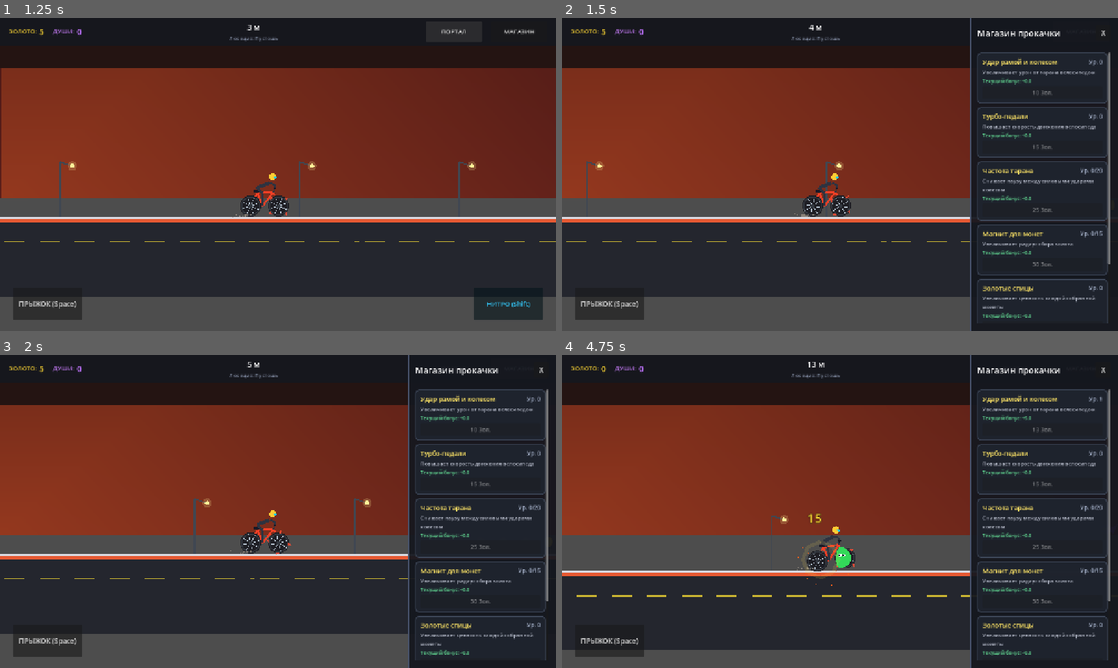
Above: before the commit, frames 1-4 (two rows, left to right).
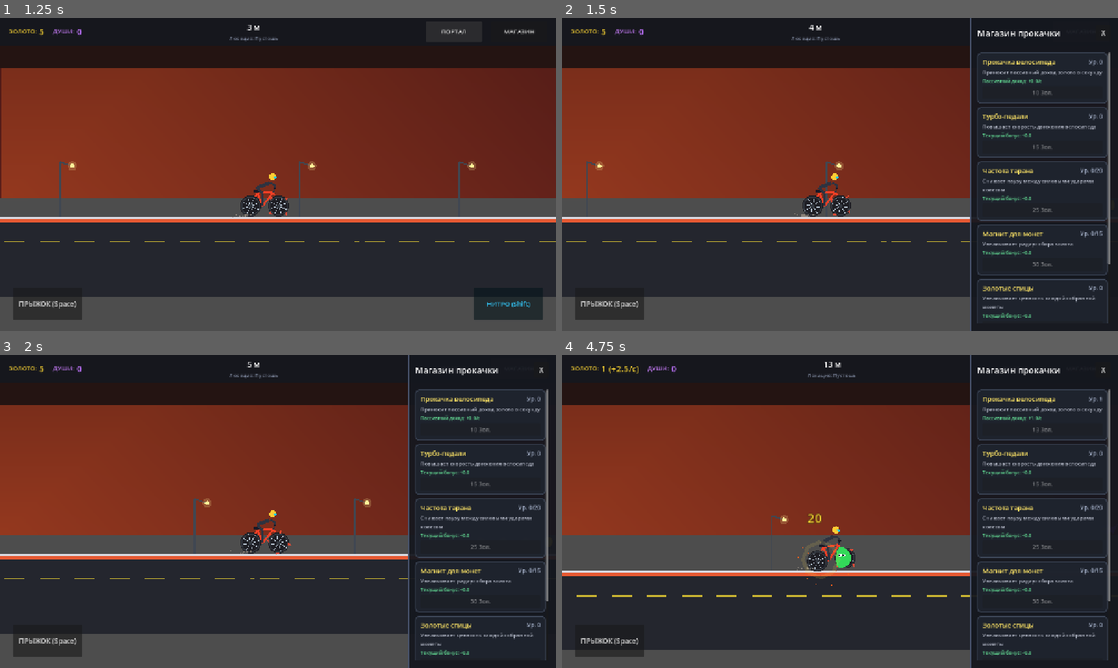
Above: after the commit, the same moments.

Repository: Derevo3/BikeSlayer
Game: Godot game, scene res://scenes/main.tscn
Same seed, same stepped clock (60 frames per second), same inputs: the game is played once before the commit and once after it.
Inputs:
- Up to frame 1 (1.25 s): click "ПОРТАЛ" at 0.5 s
- Up to frame 2 (1.5 s): click "МАГАЗИН" at 1.25 s
- Up to frame 3 (2 s): no input
- Up to frame 4 (4.75 s): click "ПРЫЖОК (Space)" at 2 s; click "НИТРО (Shift)" at 2.75 s; click "ПОРТАЛ" at 3.5 s; click "10 Зол." at 4.25 s

Frame 1 is identical in both runs. In frame 2, 0.3% of the frame differs, in the area x 75-98%, y 12-22%; in frame 3, 0.3%; in frame 4, 0.7%, in the area x 7-98%, y 2-54%.

Commit message:
Прокачка изменена с урона, на пасивный доход монет; Добавлен мини-босс

Diff:
--- /dev/null
+++ b/scenes/enemies/mini_boss_enemy.tscn
@@ -0,0 +1,74 @@
+[gd_scene load_steps=6 format=3 uid="uid://d1g0l1a7hb055"]
+
+[ext_resource type="Script" path="res://scripts/enemies/mini_boss_enemy.gd" id="1_boss"]
+
+[sub_resource type="RectangleShape2D" id="RectangleShape2D_body"]
+size = Vector2(56, 70)
+
+[sub_resource type="RectangleShape2D" id="RectangleShape2D_hurtbox"]
+size = Vector2(74, 80)
+
+[sub_resource type="LabelSettings" id="LabelSettings_boss"]
+font_size = 12
+font_color = Color(1, 0.85, 0.2, 1)
+outline_size = 3
+outline_color = Color(0.1, 0.1, 0.1, 0.95)
+
+[sub_resource type="LabelSettings" id="LabelSettings_hp"]
+font_size = 10
+font_color = Color(1, 1, 1, 0.9)
+outline_size = 2
+outline_color = Color(0.1, 0.1, 0.1, 0.95)
+
+[node name="MiniBossEnemy" type="CharacterBody2D" groups=["boss"]]
+collision_layer = 0
+collision_mask = 1
+script = ExtResource("1_boss")
+
+[node name="CollisionShape2D" type="CollisionShape2D" parent="."]
+position = Vector2(0, -35)
+shape = SubResource("RectangleShape2D_body")
+
+[node name="Visuals" type="Node2D" parent="."]
+position = Vector2(0, 0)
+
+[node name="Hurtbox" type="Area2D" parent="." groups=["enemy_hitbox"]]
+position = Vector2(0, -35)
+collision_layer = 4
+collision_mask = 0
+monitoring = false
+
+[node name="CollisionShape2D" type="CollisionShape2D" parent="Hurtbox"]
+shape = SubResource("RectangleShape2D_hurtbox")
+
+[node name="HealthBarUI" type="Node2D" parent="."]
+position = Vector2(0, -88)
+
+[node name="NameLabel" type="Label" parent="HealthBarUI"]
+anchors_preset = 7
+anchor_left = 0.5
+anchor_top = 1.0
+anchor_right = 0.5
+anchor_bottom = 1.0
+offset_left = -70.0
+offset_top = -20.0
+offset_right = 70.0
+offset_bottom = -2.0
+grow_horizontal = 2
+grow_vertical = 0
+text = "БОСС: ГОЛИАФ"
+label_settings = SubResource("LabelSettings_boss")
+horizontal_alignment = 1
+
+[node name="HPLabel" type="Label" parent="HealthBarUI"]
+anchors_preset = 5
+anchor_left = 0.5
+anchor_right = 0.5
+offset_left = -50.0
+offset_top = 11.0
+offset_right = 50.0
+offset_bottom = 26.0
+grow_horizontal = 2
+text = "140 / 140"
+label_settings = SubResource("LabelSettings_hp")
+horizontal_alignment = 1
--- a/scripts/core/event_bus.gd
+++ b/scripts/core/event_bus.gd
@@ -11,3 +11,4 @@
 signal boost_ended()
 signal dimension_changed(dimension_id: String)
 signal distance_updated(meters: float)
+signal boss_spawned(boss_name: String)
--- a/scripts/core/game_manager.gd
+++ b/scripts/core/game_manager.gd
@@ -25,6 +25,9 @@
 var boost_duration: float = 4.0
 var boost_cooldown: float = 12.0
 var boost_cooldown_remaining: float = 0.0
+
+# Буфер пассивного дохода монет
+var passive_coins_buffer: float = 0.0
 
 # Текущий биом/измерение
 var current_dimension: String = "suburb"
@@ -55,13 +58,31 @@
 		"cyber": return 5.0
 		_: return 1.0
 
+func get_passive_income_rate() -> float:
+	var base_rate = UpgradeManager.get_value("bike_upgrade", 0.0)
+	return base_rate * get_dimension_reward_mult()
+
 func _ready() -> void:
 	EventBus.coin_collected.connect(_on_coin_collected)
 	EventBus.enemy_killed.connect(_on_enemy_killed)
+	UpgradeManager.upgrades_updated.connect(_on_upgrades_updated)
+
+func _on_upgrades_updated() -> void:
+	stats_changed.emit()
 
 func _process(delta: float) -> void:
 	if boost_cooldown_remaining > 0.0:
 		boost_cooldown_remaining = max(0.0, boost_cooldown_remaining - delta)
+	_process_passive_income(delta)
+
+func _process_passive_income(delta: float) -> void:
+	var rate = get_passive_income_rate()
+	if rate > 0.0:
+		passive_coins_buffer += rate * delta
+		if passive_coins_buffer >= 1.0:
+			var coins_to_add: int = int(passive_coins_buffer)
+			passive_coins_buffer -= coins_to_add
+			coins += coins_to_add
 
 func _on_coin_collected(amount: int) -> void:
 	var multiplier: float = UpgradeManager.get_value("coin_greed", 1.0)
--- a/scripts/core/upgrade_manager.gd
+++ b/scripts/core/upgrade_manager.gd
@@ -42,10 +42,10 @@
 
 func _init_upgrades() -> void:
 	_register(Upgrade.new(
-		"ram_damage",
-		"Удар рамой и колесом",
-		"Увеличивает урон от тарана велосипедом",
-		10, 1.25, 10.0, 5.0, "coins"
+		"bike_upgrade",
+		"Прокачка велосипеда",
+		"Приносит пассивный доход золота в секунду",
+		10, 1.25, 0.0, 1.0, "coins"
 	))
 
 	_register(Upgrade.new(
--- a/scripts/enemies/enemy_spawner.gd
+++ b/scripts/enemies/enemy_spawner.gd
@@ -7,12 +7,16 @@
 @export var spawn_distance_ahead: float = 950.0
 @export var min_interval: float = 1.6
 @export var max_interval: float = 3.2
+@export var enemies_between_bosses: int = 7
 
 var slime_scene = preload("res://scenes/enemies/slime_enemy.tscn")
 var bat_scene = preload("res://scenes/enemies/bat_enemy.tscn")
+var mini_boss_scene = preload("res://scenes/enemies/mini_boss_enemy.tscn")
 
 var timer: float = 0.0
 var next_spawn_time: float = 2.0
+var regular_enemies_spawned: int = 0
+var active_boss: Node = null
 
 func _ready() -> void:
 	_schedule_next_spawn()
@@ -35,6 +39,13 @@
 	var hp_mult = GameManager.get_dimension_enemy_mult()
 	var rew_mult = GameManager.get_dimension_reward_mult()
 
+	# Проверяем спавн мини-босса (каждые enemies_between_bosses врагов)
+	if not is_instance_valid(active_boss) and regular_enemies_spawned >= enemies_between_bosses:
+		_spawn_mini_boss(spawn_x, hp_mult, rew_mult)
+		regular_enemies_spawned = 0
+		return
+
+	regular_enemies_spawned += 1
 	# 65% наземные слизни, 35% летающие мыши
 	if randf() < 0.65:
 		var slime = slime_scene.instantiate()
@@ -53,3 +64,14 @@
 		bat.coins_reward = int(round(bat.coins_reward * rew_mult))
 		bat.souls_reward = int(round(bat.souls_reward * rew_mult))
 		add_child(bat)
+
+func _spawn_mini_boss(spawn_x: float, hp_mult: float, rew_mult: float) -> void:
+	var boss = mini_boss_scene.instantiate()
+	boss.position = Vector2(spawn_x, 0.0)
+	boss.max_health *= hp_mult
+	boss.current_health = boss.max_health
+	boss.coins_reward = int(round(boss.coins_reward * rew_mult))
+	boss.souls_reward = int(round(boss.souls_reward * rew_mult))
+	active_boss = boss
+	add_child(boss)
+	EventBus.boss_spawned.emit("Голиаф")
--- /dev/null
+++ b/scripts/enemies/mini_boss_enemy.gd
@@ -0,0 +1,197 @@
+extends BaseEnemy
+class_name MiniBossEnemy
+
+## Мини-босс для BikeSlayer: огромный бронированный монстр с запасом здоровья и наградой кратно выше обычных монстров
+
+@export var boss_color: Color = Color(0.8, 0.18, 0.22)
+@export var armor_color: Color = Color(0.24, 0.26, 0.32)
+
+var anim_phase: float = 0.0
+var is_engaged: bool = false
+
+@onready var hp_bar: Node2D = $HealthBarUI
+@onready var name_label: Label = $HealthBarUI/NameLabel
+@onready var hp_label: Label = $HealthBarUI/HPLabel
+
+func _init() -> void:
+	max_health = 140.0
+	coins_reward = 50
+	souls_reward = 15
+	enemy_name = "Голиаф"
+	base_speed = 30.0
+	flying = false
+
+func _ready() -> void:
+	super._ready()
+	add_to_group("boss")
+	if visuals:
+		visuals.draw.connect(_draw_boss)
+	if hp_bar:
+		hp_bar.draw.connect(_draw_hp_bar)
+	_update_hp_display()
+
+func set_engaged(p_engaged: bool) -> void:
+	is_engaged = p_engaged
+	if is_engaged:
+		velocity.x = 0.0
+
+func _physics_process(delta: float) -> void:
+	if is_dead:
+		return
+
+	if is_engaged:
+		velocity.x = 0.0
+		if not is_on_floor():
+			velocity.y += gravity * delta
+		move_and_slide()
+	else:
+		super._physics_process(delta)
+
+	# Тяжелая покачивающаяся походка / стойка противостояния
+	anim_phase += delta * (6.0 if is_engaged else 4.5)
+	var stomp = sin(anim_phase)
+	if visuals:
+		visuals.position.y = -abs(stomp) * (6.0 if is_engaged else 4.0)
+		visuals.rotation = stomp * 0.04
+		visuals.queue_redraw()
+
+func take_damage(amount: float, hit_pos: Vector2) -> void:
+	if is_dead:
+		return
+
+	current_health -= amount
+	_spawn_damage_number(amount, hit_pos)
+	_play_hit_flash()
+
+	# При ударе босс вздрагивает на месте от сокрушительного напора колеса
+	velocity.x = 0.0
+	if visuals:
+		var recoil_tw = create_tween()
+		visuals.position.x = 6.0
+		recoil_tw.tween_property(visuals, "position:x", 0.0, 0.1)
+
+	_update_hp_display()
+	_apply_camera_shake(3.5)
+
+	if current_health <= 0.0:
+		die()
+
+func _update_hp_display() -> void:
+	if hp_label:
+		hp_label.text = "%d / %d" % [max(0, int(round(current_health))), int(round(max_health))]
+	if hp_bar:
+		hp_bar.queue_redraw()
+
+func _draw_hp_bar() -> void:
+	var w = 84.0
+	var h = 9.0
+	var x = -w / 2.0
+	var y = 0.0
+
+	# Подложка и рамка
+	hp_bar.draw_rect(Rect2(x - 2, y - 2, w + 4, h + 4), Color(0.08, 0.09, 0.12, 0.9), true)
+	hp_bar.draw_rect(Rect2(x - 2, y - 2, w + 4, h + 4), Color(0.4, 0.45, 0.55, 0.9), false, 1.5)
+
+	# Заполнение здоровья
+	var pct = clamp(current_health / max(1.0, max_health), 0.0, 1.0)
+	var fill_w = w * pct
+	if fill_w > 0.0:
+		hp_bar.draw_rect(Rect2(x, y, fill_w, h), Color(0.95, 0.22, 0.25, 1.0), true)
+		# Световой блик
+		hp_bar.draw_rect(Rect2(x, y, fill_w, 2.5), Color(1.0, 0.65, 0.65, 0.8), true)
+
+func _draw_boss() -> void:
+	# 1. Тень под ногами
+	visuals.draw_circle(Vector2(0, 0), 32.0, Color(0, 0, 0, 0.35))
+
+	# 2. Массивные ноги / лапы
+	var foot_l = PackedVector2Array([Vector2(-26, 0), Vector2(-10, 0), Vector2(-12, -18), Vector2(-24, -18)])
+	var foot_r = PackedVector2Array([Vector2(10, 0), Vector2(26, 0), Vector2(24, -18), Vector2(12, -18)])
+	visuals.draw_colored_polygon(foot_l, armor_color)
+	visuals.draw_colored_polygon(foot_r, armor_color)
+
+	# 3. Мощный торс
+	var body_pts = PackedVector2Array([
+		Vector2(-28, -62),
+		Vector2(28, -62),
+		Vector2(32, -40),
+		Vector2(26, -16),
+		Vector2(-26, -16),
+		Vector2(-32, -40)
+	])
+	visuals.draw_colored_polygon(body_pts, boss_color)
+
+	# 4. Наплечники
+	var left_p = PackedVector2Array([Vector2(-26, -60), Vector2(-42, -52), Vector2(-36, -34), Vector2(-24, -42)])
+	var right_p = PackedVector2Array([Vector2(26, -60), Vector2(42, -52), Vector2(36, -34), Vector2(24, -42)])
+	visuals.draw_colored_polygon(left_p, armor_color)
+	visuals.draw_colored_polygon(right_p, armor_color)
+
+	# 5. Шипы на плечах
+	visuals.draw_colored_polygon(PackedVector2Array([Vector2(-38, -52), Vector2(-50, -68), Vector2(-28, -58)]), Color(0.15, 0.15, 0.18))
+	visuals.draw_colored_polygon(PackedVector2Array([Vector2(38, -52), Vector2(50, -68), Vector2(28, -58)]), Color(0.15, 0.15, 0.18))
+
+	# 6. Рога на голове
+	var horn_l = PackedVector2Array([Vector2(-22, -62), Vector2(-36, -82), Vector2(-14, -66)])
+	var horn_r = PackedVector2Array([Vector2(22, -62), Vector2(36, -82), Vector2(14, -66)])
+	var horn_center = PackedVector2Array([Vector2(-8, -62), Vector2(0, -84), Vector2(8, -62)])
+	visuals.draw_colored_polygon(horn_l, Color(0.12, 0.12, 0.15))
+	visuals.draw_colored_polygon(horn_r, Color(0.12, 0.12, 0.15))
+	visuals.draw_colored_polygon(horn_center, Color(0.16, 0.16, 0.2))
+
+	# 7. Лицевая маска / броня
+	var face_p = PackedVector2Array([Vector2(-18, -62), Vector2(18, -62), Vector2(14, -38), Vector2(-14, -38)])
+	visuals.draw_colored_polygon(face_p, armor_color)
+
+	# 8. Глаза с яростным прищуром
+	visuals.draw_line(Vector2(-14, -49), Vector2(-4, -47), Color(1.0, 0.9, 0.2), 3.0)
+	visuals.draw_line(Vector2(4, -47), Vector2(14, -49), Color(1.0, 0.9, 0.2), 3.0)
+	visuals.draw_circle(Vector2(-9, -48), 1.8, Color(1, 1, 1))
+	visuals.draw_circle(Vector2(9, -48), 1.8, Color(1, 1, 1))
+
+	# 9. Пульсирующий реактор в груди
+	var pulse = 0.85 + sin(anim_phase * 6.0) * 0.15
+	visuals.draw_circle(Vector2(0, -30), 7.0 * pulse, Color(1.0, 0.35, 0.1))
+	visuals.draw_circle(Vector2(0, -30), 4.0 * pulse, Color(1.0, 0.95, 0.4))
+
+	# 10. Таранные клыки/шипы спереди (обращены навстречу велосипеду)
+	visuals.draw_colored_polygon(PackedVector2Array([Vector2(-32, -36), Vector2(-48, -30), Vector2(-30, -24)]), Color(0.9, 0.85, 0.8))
+	visuals.draw_colored_polygon(PackedVector2Array([Vector2(-32, -26), Vector2(-44, -20), Vector2(-28, -16)]), Color(0.9, 0.85, 0.8))
+
+func _apply_camera_shake(intensity: float) -> void:
+	var player = get_tree().get_first_node_in_group("player")
+	if player and player.has_node("Camera2D"):
+		var cam = player.get_node("Camera2D") as Camera2D
+		if cam:
+			cam.offset = Vector2(randf_range(-intensity, intensity), randf_range(-intensity, intensity))
+			var tw = create_tween()
+			tw.tween_property(cam, "offset", Vector2.ZERO, 0.14)
+
+func die() -> void:
+	is_dead = true
+	is_engaged = false
+	if hurtbox:
+		hurtbox.set_deferred("monitoring", false)
+		hurtbox.set_deferred("monitorable", false)
+	set_collision_layer_value(1, false)
+	set_collision_layer_value(2, false)
+
+	if hp_bar:
+		hp_bar.visible = false
+
+	_apply_camera_shake(7.5)
+
+	# Фонтан из золотых монет при сокрушении босса
+	var coin_scene = preload("res://scenes/world/coin.tscn")
+	for i in range(10):
+		var coin = coin_scene.instantiate()
+		coin.global_position = global_position + Vector2(randf_range(-30, 30), randf_range(-65, -15))
+		get_parent().add_child(coin)
+
+	EventBus.enemy_killed.emit(enemy_name, coins_reward, souls_reward, global_position)
+
+	# Сокрушительная анимация гибели босса
+	var tween = create_tween()
+	tween.tween_property(visuals, "scale", Vector2(1.7, 0.25), 0.25).set_trans(Tween.TRANS_ELASTIC).set_ease(Tween.EASE_OUT)
+	tween.parallel().tween_property(visuals, "modulate", Color(3.0, 1.8, 0.8, 0.0), 0.25)
+	tween.tween_callback(queue_free)
--- a/scripts/player/player_bike.gd
+++ b/scripts/player/player_bike.gd
@@ -7,6 +7,7 @@
 @export var base_gravity: float = 1200.0
 @export var jump_force: float = -520.0
 @export var boost_speed_mult: float = 1.7
+@export var ram_damage: float = 20.0
 
 @onready var attack_area: Area2D = $AttackArea
 @onready var coin_collector: Area2D = $CoinCollector
@@ -24,6 +25,7 @@
 var is_ramming: bool = false
 var ram_anim_time: float = 0.0
 var original_visual_pos: Vector2 = Vector2.ZERO
+var current_boss_target: Node = null
 
 var jump_buffer_timer: float = 0.0
 var coyote_timer: float = 0.0
@@ -93,30 +95,67 @@
 		jump_buffer_timer = max(0.0, jump_buffer_timer - delta)
 		_check_jump()
 
-	# 2. Горизонтальное движение (автоматическое)
+	# Проверка статуса противостояния с боссом
+	var is_fighting_boss: bool = false
+	if is_instance_valid(current_boss_target):
+		if current_boss_target.is_dead:
+			current_boss_target = null
+		else:
+			is_fighting_boss = true
+
+	# Если цель еще не зафиксирована, проверяем наличие живого босса в зоне атаки
+	if not is_fighting_boss and attack_area:
+		for area in attack_area.get_overlapping_areas():
+			if area.is_in_group("enemy_hitbox"):
+				var enemy = area.get_parent()
+				if enemy and enemy.is_in_group("boss") and not enemy.is_dead:
+					current_boss_target = enemy
+					is_fighting_boss = true
+					if enemy.has_method("set_engaged"):
+						enemy.set_engaged(true)
+					break
+
+	# 2. Горизонтальное движение (автоматическое или удержание перед боссом)
 	var target_speed = current_speed
 	if GameManager.is_boosting:
 		target_speed *= boost_speed_mult
 
-	velocity.x = target_speed
-
-	# Обновляем пройденную дистанцию
-	GameManager.distance_traveled += (velocity.x * delta) / 100.0 # метры
+	if is_fighting_boss:
+		var stop_dist: float = 78.0
+		var desired_x: float = current_boss_target.global_position.x - stop_dist
+		if global_position.x < desired_x:
+			velocity.x = min(target_speed, (desired_x - global_position.x) / max(delta, 0.001))
+		else:
+			velocity.x = 0.0
+			global_position.x = desired_x
+	else:
+		velocity.x = target_speed
+
+	# Обновляем пройденную дистанцию только при поступательном движении вперед
+	if velocity.x > 0.0:
+		GameManager.distance_traveled += (velocity.x * delta) / 100.0 # метры
 
 	move_and_slide()
 
 	# 3. Анимация колес и педалей
 	var wheel_rotation_speed = (velocity.x / 24.0) * delta
-	if front_wheel:
-		front_wheel.rotation += wheel_rotation_speed
-	if back_wheel:
-		back_wheel.rotation += wheel_rotation_speed
-	if pedals:
-		pedals.rotation += wheel_rotation_speed * 0.75
-
-	# Частицы пыли при контакте с землей
+	if is_fighting_boss:
+		# При остановке перед боссом заднее колесо пробуксовывает
+		if back_wheel:
+			back_wheel.rotation += (target_speed / 28.0) * delta
+		if pedals:
+			pedals.rotation += (target_speed / 36.0) * delta
+	else:
+		if front_wheel:
+			front_wheel.rotation += wheel_rotation_speed
+		if back_wheel:
+			back_wheel.rotation += wheel_rotation_speed
+		if pedals:
+			pedals.rotation += wheel_rotation_speed * 0.75
+
+	# Частицы пыли при контакте с землей (включая пробуксовку перед боссом)
 	if dust_particles:
-		dust_particles.emitting = is_on_floor() and velocity.x > 50.0
+		dust_particles.emitting = is_on_floor() and (velocity.x > 50.0 or is_fighting_boss)
 
 	# 4. Логика авто-атаки велосипедом
 	_process_auto_attack(delta)
@@ -138,6 +177,19 @@
 	var cooldown = 1.0 / max(0.2, attack_rate)
 
 	attack_timer += delta
+
+	# Если заблокированы перед боссом — непрерывно тараним его по откату
+	if is_instance_valid(current_boss_target):
+		if current_boss_target.is_dead:
+			current_boss_target = null
+		else:
+			if attack_timer >= cooldown:
+				_perform_bike_ram(current_boss_target)
+				attack_timer = 0.0
+				if current_boss_target.is_dead:
+					current_boss_target = null
+			return
+
 	if attack_timer >= cooldown:
 		var targets = attack_area.get_overlapping_areas()
 		for area in targets:
@@ -146,17 +198,29 @@
 				if enemy and enemy.has_method("take_damage") and not enemy.is_dead:
 					_perform_bike_ram(enemy)
 					attack_timer = 0.0
+
+					# Если это босс и он пережил удар — останавливаемся перед ним!
+					if enemy.is_in_group("boss") and not enemy.is_dead:
+						current_boss_target = enemy
+						if enemy.has_method("set_engaged"):
+							enemy.set_engaged(true)
 					break
 
 func _perform_bike_ram(enemy: Node) -> void:
 	is_ramming = true
 	ram_anim_time = 0.0
 
-	var base_dmg = UpgradeManager.get_value("ram_damage", 10.0)
-	var total_dmg = base_dmg * (2.0 if GameManager.is_boosting else 1.0)
+	var total_dmg = ram_damage * (2.0 if GameManager.is_boosting else 1.0)
 
 	var hit_pos = ram_impact_spawner.global_position if ram_impact_spawner else global_position + Vector2(40, 0)
 	enemy.take_damage(total_dmg, hit_pos)
+
+	# Сплеш-урон по остальным мелким врагам в зоне контакта
+	for area in attack_area.get_overlapping_areas():
+		if area.is_in_group("enemy_hitbox"):
+			var other = area.get_parent()
+			if other and other != enemy and other.has_method("take_damage") and not other.is_dead:
+				other.take_damage(total_dmg, hit_pos)
 
 	EventBus.player_attacked.emit(hit_pos)
 	_spawn_ram_impact_fx(hit_pos)
--- a/scripts/ui/hud.gd
+++ b/scripts/ui/hud.gd
@@ -26,6 +26,7 @@
 	if bus:
 		bus.distance_updated.connect(_update_distance_display)
 		bus.dimension_changed.connect(_on_dimension_changed)
+		bus.boss_spawned.connect(_on_boss_spawned)
 
 	shop_button.pressed.connect(_on_shop_pressed)
 	portal_button.pressed.connect(_on_portal_pressed)
@@ -42,7 +43,11 @@
 func _update_stats_display() -> void:
 	var gm = get_node_or_null("/root/GameManager")
 	if gm and coins_label and souls_label:
-		coins_label.text = _format_number(gm.coins)
+		var passive_rate: float = gm.get_passive_income_rate()
+		if passive_rate > 0.0:
+			coins_label.text = "%s (+%.1f/с)" % [_format_number(gm.coins), passive_rate]
+		else:
+			coins_label.text = _format_number(gm.coins)
 		souls_label.text = _format_number(gm.souls)
 
 func _update_distance_display(meters: float) -> void:
@@ -56,6 +61,7 @@
 	var gm = get_node_or_null("/root/GameManager")
 	if gm:
 		_update_distance_display(gm.distance_traveled)
+		_update_stats_display()
 
 func _get_dimension_title(dim_id: String) -> String:
 	match dim_id:
@@ -118,3 +124,33 @@
 	elif num >= 1_000:
 		return "%.1f K" % (float(num) / 1_000.0)
 	return str(num)
+
+func _on_boss_spawned(boss_name: String) -> void:
+	_show_boss_alert(boss_name)
+
+func _show_boss_alert(boss_name: String) -> void:
+	var alert = Label.new()
+	alert.text = "⚠️ ВНИМАНИЕ: МИНИ-БОСС %s! ⚠️" % boss_name.to_upper()
+	alert.horizontal_alignment = HORIZONTAL_ALIGNMENT_CENTER
+	alert.vertical_alignment = VERTICAL_ALIGNMENT_CENTER
+	alert.add_theme_font_size_override("font_size", 22)
+	alert.add_theme_color_override("font_color", Color(1.0, 0.28, 0.2))
+	alert.add_theme_color_override("font_outline_color", Color(0.1, 0.1, 0.1, 0.95))
+	alert.add_theme_constant_override("outline_size", 4)
+
+	alert.anchors_preset = Control.PRESET_CENTER_TOP
+	alert.position = Vector2(0, 75)
+	alert.size = Vector2(1280, 40)
+	$RootUI.add_child(alert)
+
+	alert.modulate.a = 0.0
+	alert.scale = Vector2(0.85, 0.85)
+	alert.pivot_offset = Vector2(640, 20)
+
+	var tw = create_tween()
+	tw.tween_property(alert, "modulate:a", 1.0, 0.22)
+	tw.parallel().tween_property(alert, "scale", Vector2(1.1, 1.1), 0.22).set_trans(Tween.TRANS_BACK)
+	tw.tween_property(alert, "scale", Vector2(1.0, 1.0), 0.15)
+	tw.tween_interval(1.8)
+	tw.tween_property(alert, "modulate:a", 0.0, 0.35)
+	tw.tween_callback(alert.queue_free)
--- a/scripts/ui/upgrade_card.gd
+++ b/scripts/ui/upgrade_card.gd
@@ -24,7 +24,10 @@
 	title_label.text = up.name
 	level_label.text = "Ур. " + str(up.level) if up.max_level < 0 else "Ур. %d/%d" % [up.level, up.max_level]
 	desc_label.text = up.description
-	value_label.text = "Текущий бонус: +%.1f" % (up.level * up.value_step)
+	if upgrade_id == "bike_upgrade":
+		value_label.text = "Пассивный доход: +%.1f/с" % (up.level * up.value_step)
+	else:
+		value_label.text = "Текущий бонус: +%.1f" % (up.level * up.value_step)
 
 	var cost = up.get_cost()
 	if cost < 0:
